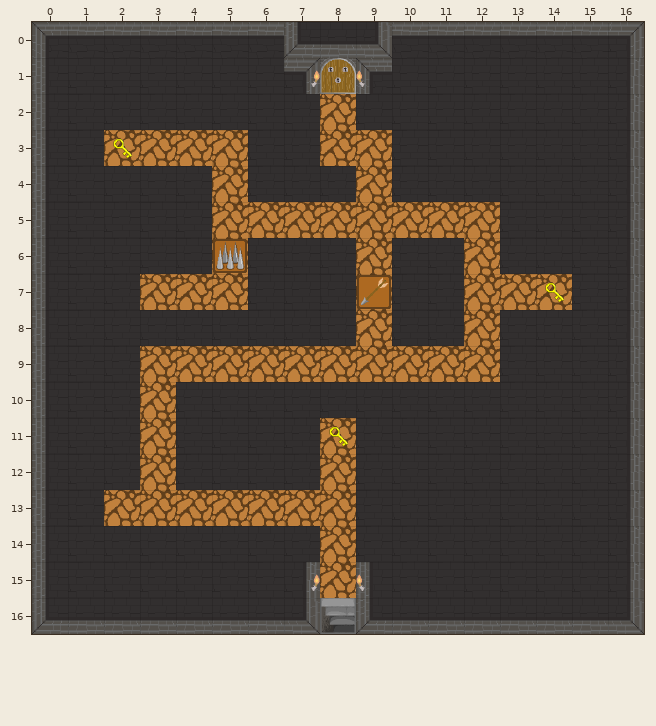
One commit to this Tiled map: android/assets/map5.tmx. Above, as it was before the edit.
Cells are 64x64 px. Shown: x 0..16, y 0..16.
After the commit:
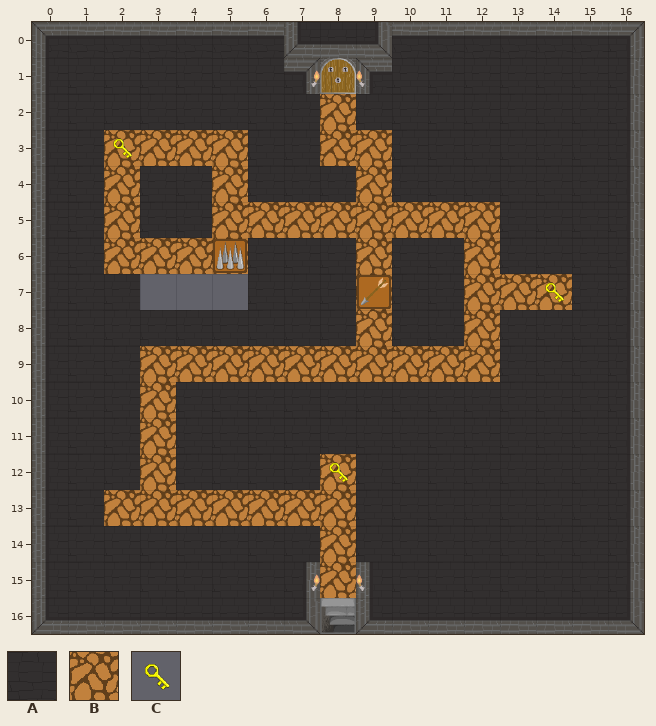
Key: from "Dungeon-tileset": A 9, B 19, C 27.
_ is an empty cell.
Tiles replaced or removed in this view: A, B, C.
Difference:
Changed rows in their new state; . is an unchanged cell.
Layer "Walls":
first column x 2:
 4 _..
 5 _..
 6 ___
first column x 8:
11 A
Layer "Road":
first column x 2:
 4 B...
 5 B...
 6 BBB.
 7 .___
first column x 8:
11 _
Layer "Keys":
first column x 8:
11 _
12 C
Pixel boxes of the changes (left, top, right, bottom) in both pictures:
changed: (104, 166, 248, 310)
changed: (320, 418, 356, 483)
